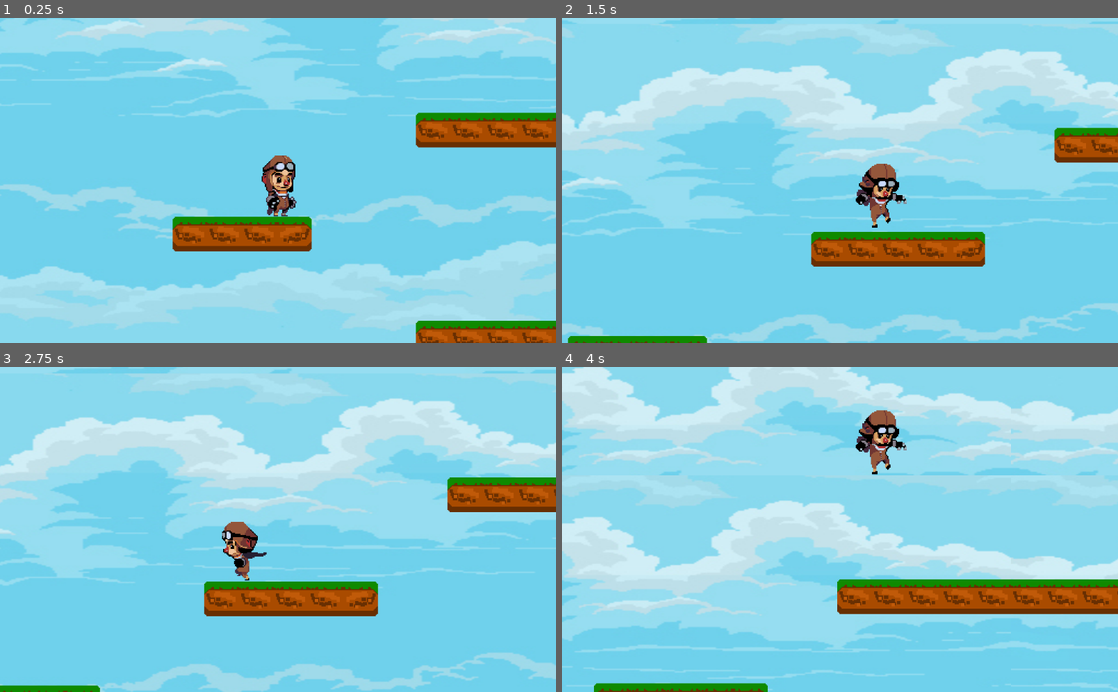
Above: before the commit, frames 1-4 (two rows, left to right).
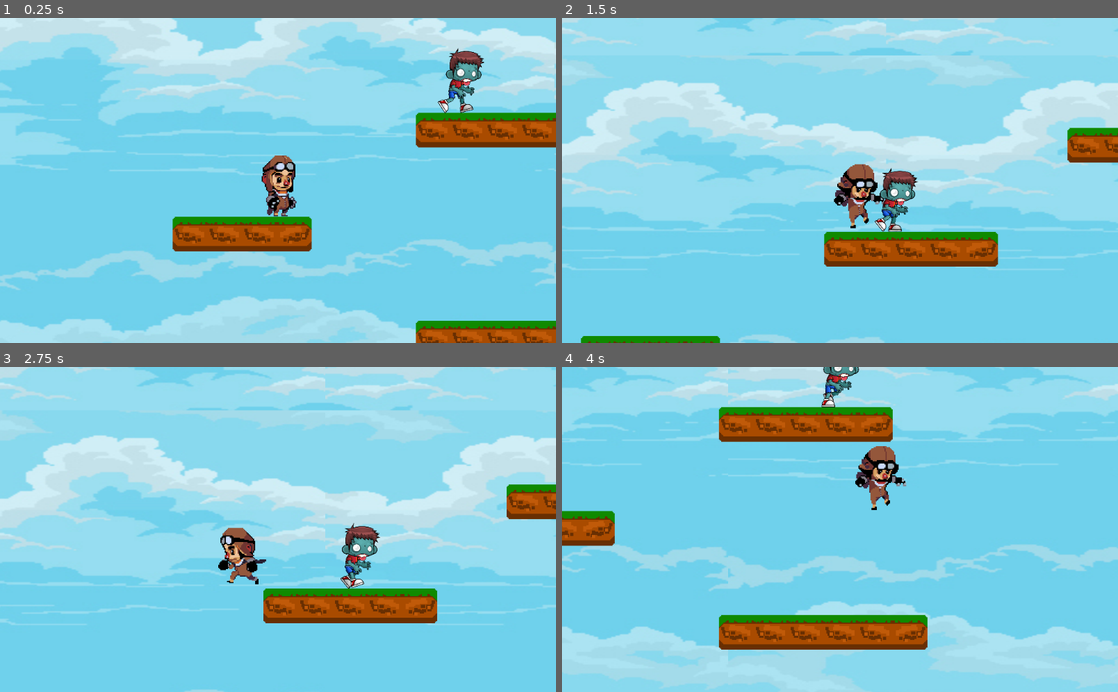
Above: after the commit, the same moments.

Repository: DanielS-dev/Jogo-de-Plataforma
Game: Godot game, scene res://Word.tscn
Two runs of this game, one before a commit and one after it. Both use one fixed random seed, a clock stepped at 60 frames per second and the inputs below.
Inputs:
- Up to frame 1 (0.25 s): no input
- Up to frame 2 (1.5 s): hold Right (ui_right) from 0.53 s (still down); tap Up (ui_up) at 0.77 s
- Up to frame 3 (2.75 s): tap Up (ui_up) at 1.52 s; release Right (ui_right) at 2.03 s; hold Left (ui_left) from 2.03 s (still down)
- Up to frame 4 (4 s): release Left (ui_left) at 2.78 s; hold Right (ui_right) from 2.78 s (still down); tap Up (ui_up) at 3.02, 3.77 s

The runs differ from the first frame. In frame 1, 43% of the frame differs, in the area x 0-100%, y 0-100%; in frame 2, 34%; in frame 3, 43%; in frame 4, 82%.

Commit message:
Aula 05 - Monstro

Diff:
--- /dev/null
+++ b/Monstro.gd
@@ -0,0 +1,26 @@
+extends StaticBody2D
+
+var flip = true
+var posicao_inicial
+var posicao_final
+var velocidade = 0.3
+
+func _ready():
+	$Sprite.play("Walk")
+	posicao_inicial = $".".position.x
+	posicao_final = posicao_inicial + 100
+	pass
+
+func _process(delta):
+
+	if (flip):
+		$".".position.x += velocidade
+		$Sprite.flip_h = false
+		if ($".".position.x >= posicao_final):
+			flip = false
+	if (!flip):
+		$Sprite.flip_h = true
+		$".".position.x -= velocidade
+		if ($".".position.x <= posicao_inicial):
+			flip = true
+	pass
--- /dev/null
+++ b/Monstro.tscn
@@ -0,0 +1,93 @@
+[gd_scene load_steps=49 format=2]
+
+[ext_resource path="res://male/Idle (13).png" type="Texture" id=1]
+[ext_resource path="res://male/Idle (1).png" type="Texture" id=2]
+[ext_resource path="res://male/Idle (2).png" type="Texture" id=3]
+[ext_resource path="res://male/Idle (3).png" type="Texture" id=4]
+[ext_resource path="res://male/Idle (4).png" type="Texture" id=5]
+[ext_resource path="res://male/Idle (5).png" type="Texture" id=6]
+[ext_resource path="res://male/Idle (6).png" type="Texture" id=7]
+[ext_resource path="res://male/Idle (7).png" type="Texture" id=8]
+[ext_resource path="res://male/Idle (8).png" type="Texture" id=9]
+[ext_resource path="res://male/Idle (9).png" type="Texture" id=10]
+[ext_resource path="res://male/Idle (10).png" type="Texture" id=11]
+[ext_resource path="res://male/Idle (11).png" type="Texture" id=12]
+[ext_resource path="res://male/Idle (12).png" type="Texture" id=13]
+[ext_resource path="res://male/Idle (14).png" type="Texture" id=14]
+[ext_resource path="res://male/Idle (15).png" type="Texture" id=15]
+[ext_resource path="res://male/Walk (2).png" type="Texture" id=16]
+[ext_resource path="res://male/Walk (1).png" type="Texture" id=17]
+[ext_resource path="res://male/Walk (3).png" type="Texture" id=18]
+[ext_resource path="res://male/Walk (4).png" type="Texture" id=19]
+[ext_resource path="res://male/Walk (5).png" type="Texture" id=20]
+[ext_resource path="res://male/Walk (6).png" type="Texture" id=21]
+[ext_resource path="res://male/Walk (7).png" type="Texture" id=22]
+[ext_resource path="res://male/Walk (8).png" type="Texture" id=23]
+[ext_resource path="res://male/Walk (9).png" type="Texture" id=24]
+[ext_resource path="res://male/Walk (10).png" type="Texture" id=25]
+[ext_resource path="res://male/Dead (1).png" type="Texture" id=26]
+[ext_resource path="res://male/Dead (2).png" type="Texture" id=27]
+[ext_resource path="res://male/Dead (3).png" type="Texture" id=28]
+[ext_resource path="res://male/Dead (4).png" type="Texture" id=29]
+[ext_resource path="res://male/Dead (5).png" type="Texture" id=30]
+[ext_resource path="res://male/Dead (6).png" type="Texture" id=31]
+[ext_resource path="res://male/Dead (7).png" type="Texture" id=32]
+[ext_resource path="res://male/Dead (8).png" type="Texture" id=33]
+[ext_resource path="res://male/Dead (9).png" type="Texture" id=34]
+[ext_resource path="res://male/Dead (10).png" type="Texture" id=35]
+[ext_resource path="res://male/Dead (11).png" type="Texture" id=36]
+[ext_resource path="res://male/Dead (12).png" type="Texture" id=37]
+[ext_resource path="res://male/Attack (1).png" type="Texture" id=38]
+[ext_resource path="res://male/Attack (2).png" type="Texture" id=39]
+[ext_resource path="res://male/Attack (3).png" type="Texture" id=40]
+[ext_resource path="res://male/Attack (4).png" type="Texture" id=41]
+[ext_resource path="res://male/Attack (5).png" type="Texture" id=42]
+[ext_resource path="res://male/Attack (6).png" type="Texture" id=43]
+[ext_resource path="res://male/Attack (7).png" type="Texture" id=44]
+[ext_resource path="res://male/Attack (8).png" type="Texture" id=45]
+[ext_resource path="res://Monstro.gd" type="Script" id=46]
+
+[sub_resource type="SpriteFrames" id=1]
+animations = [ {
+"frames": [ ExtResource( 2 ), ExtResource( 4 ), ExtResource( 5 ), ExtResource( 6 ), ExtResource( 7 ), ExtResource( 8 ), ExtResource( 9 ), ExtResource( 10 ), ExtResource( 11 ), ExtResource( 12 ), ExtResource( 13 ), ExtResource( 1 ), ExtResource( 14 ), ExtResource( 15 ), ExtResource( 3 ) ],
+"loop": true,
+"name": "Idle",
+"speed": 10.0
+}, {
+"frames": [ ExtResource( 26 ), ExtResource( 27 ), ExtResource( 28 ), ExtResource( 29 ), ExtResource( 30 ), ExtResource( 31 ), ExtResource( 32 ), ExtResource( 33 ), ExtResource( 34 ), ExtResource( 35 ), ExtResource( 36 ), ExtResource( 37 ) ],
+"loop": true,
+"name": "Dead",
+"speed": 5.0
+}, {
+"frames": [ ExtResource( 38 ), ExtResource( 39 ), ExtResource( 40 ), ExtResource( 41 ), ExtResource( 42 ), ExtResource( 43 ), ExtResource( 44 ), ExtResource( 45 ) ],
+"loop": true,
+"name": "Attack",
+"speed": 5.0
+}, {
+"frames": [ ExtResource( 17 ), ExtResource( 16 ), ExtResource( 18 ), ExtResource( 19 ), ExtResource( 20 ), ExtResource( 21 ), ExtResource( 22 ), ExtResource( 23 ), ExtResource( 24 ), ExtResource( 25 ) ],
+"loop": true,
+"name": "Walk",
+"speed": 10.0
+} ]
+
+[sub_resource type="CapsuleShape2D" id=2]
+radius = 15.1797
+height = 24.3744
+
+[node name="Monstro" type="StaticBody2D"]
+position = Vector2( 445.266, 252.397 )
+script = ExtResource( 46 )
+__meta__ = {
+"_edit_group_": true
+}
+
+[node name="Sprite" type="AnimatedSprite" parent="."]
+position = Vector2( 9.52441, 0 )
+scale = Vector2( 0.13, 0.13 )
+frames = SubResource( 1 )
+animation = "Walk"
+frame = 1
+
+[node name="Shape" type="CollisionShape2D" parent="."]
+position = Vector2( 10, 5 )
+shape = SubResource( 2 )
--- a/Word.tscn
+++ b/Word.tscn
@@ -13,14 +13,10 @@
 [ext_resource path="res://Player/Jump3.png" type="Texture" id=11]
 [ext_resource path="res://Player/Jump1.png" type="Texture" id=12]
 [ext_resource path="res://back.jpg" type="Texture" id=13]
+[ext_resource path="res://Monstro.tscn" type="PackedScene" id=14]
 
 [sub_resource type="SpriteFrames" id=1]
 animations = [ {
-"frames": [ ExtResource( 11 ), ExtResource( 12 ), ExtResource( 11 ), ExtResource( 1 ) ],
-"loop": true,
-"name": "Jump",
-"speed": 5.0
-}, {
 "frames": [ ExtResource( 5 ), ExtResource( 6 ), ExtResource( 7 ), ExtResource( 8 ), ExtResource( 9 ), ExtResource( 10 ) ],
 "loop": true,
 "name": "Run",
@@ -30,10 +26,15 @@
 "loop": true,
 "name": "Idle",
 "speed": 5.0
+}, {
+"frames": [ ExtResource( 11 ), ExtResource( 12 ), ExtResource( 11 ), ExtResource( 1 ) ],
+"loop": true,
+"name": "Jump",
+"speed": 5.0
 } ]
 
 [sub_resource type="RectangleShape2D" id=2]
-extents = Vector2( 23, 28.884 )
+extents = Vector2( 20.2087, 28.884 )
 
 [node name="Word" type="Node2D"]
 
@@ -75,9 +76,13 @@
 layer = -1
 
 [node name="ParallaxLayer" type="ParallaxLayer" parent="ParallaxLayer"]
+motion_scale = Vector2( 1.5, 0.8 )
 motion_mirroring = Vector2( 1024, 512 )
 
 [node name="Sprite" type="Sprite" parent="ParallaxLayer/ParallaxLayer"]
 scale = Vector2( 2.00082, 1.1668 )
 texture = ExtResource( 13 )
 centered = false
+
+[node name="Monstro" parent="." instance=ExtResource( 14 )]
+position = Vector2( 671.554, 159.854 )
Not shown: 1 places in Word.tscn that only renumber resources
Binary file added: male/Attack (1).png
Not shown, added: male/Attack (1).png.import
Binary file added: male/Attack (2).png
Not shown, added: male/Attack (2).png.import
Binary file added: male/Attack (3).png
Not shown, added: male/Attack (3).png.import
Binary file added: male/Attack (4).png
Not shown, added: male/Attack (4).png.import
Binary file added: male/Attack (5).png
Not shown, added: male/Attack (5).png.import
Binary file added: male/Attack (6).png
(and 79 more such lines)
